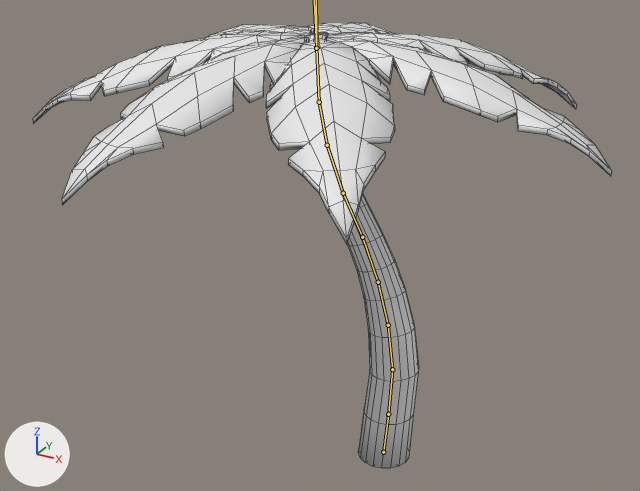
The FBX model Island Defence/Assets/Models/palmboom.fbx, before and after one commit.
The view is the same before and after, from a 50 mm lens placed at (4.92, -11.14, 9.06), pointed at (-1.21, 0.01, 3.49). The axes (+X, +Y, +Z) are drawn at lower left. The lights are the same throughout. Both versions are drawn at frame 16 of the action 'Armature|wind a'; the numbers are the values there. The bones that bend it are drawn over the model as lines. Mesh edges are drawn as thin lines.
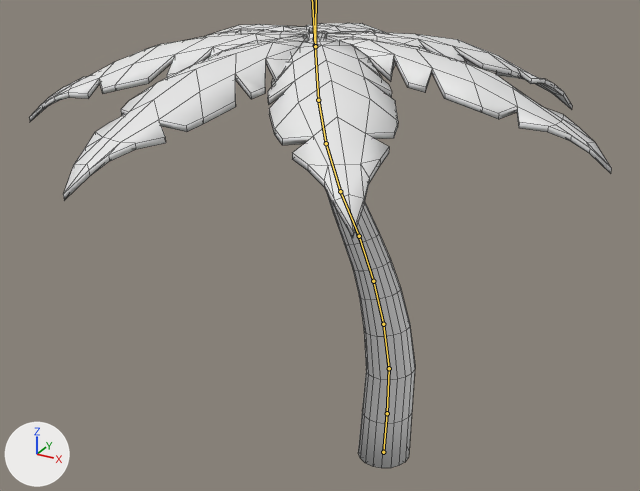
Pixel boxes [x1, y1, x2, y2] of what changed, in the pictures (640 x 491 px):
'Plane', posed: before [33, 23, 611, 244]; after [29, 23, 611, 238]
'Cylinder', posed: before [304, 32, 419, 468]; after [304, 31, 415, 468]
bone 'Bone', root to tip: before (383, 452) to (388, 414); after (383, 452) to (387, 413)
bone 'Bone.002', root to tip: before (392, 369) to (388, 325); after (389, 368) to (383, 324)
bone 'Bone.003', root to tip: before (388, 325) to (378, 282); after (383, 324) to (373, 281)
bone 'Bone.004', root to tip: before (378, 282) to (362, 237); after (373, 281) to (359, 236)
bone 'Bone.008', root to tip: before (319, 102) to (316, 47); after (318, 100) to (315, 45)

The edits, one by one:
Bone 'Bone' (bone_bone) turns from (0, 0, -1) to (0, 0, 1) degrees about its own x, y and z.
Bone 'Bone.002' (bone_bone_002) turns from (0, 0, 1) to (0, 0, 0) degrees about its own x, y and z.
Bone 'Bone.003' (bone_bone_003) turns from (0, 0, 1) to (0, 0, 0) degrees about its own x, y and z.
Bone 'Bone.004' (bone_bone_004) turns from (0, 0, 1) to (0, 0, 0) degrees about its own x, y and z.
Bone 'Bone.008' (bone_bone_008) turns from (0, 0, -1) to (0, 0, 0) degrees about its own x, y and z.
Bone 'Bone.009' (bone_bone_009) moves from (-1.1, -0.4, 0.0) to (-1.2, -0.3, -0.1).
Bone 'Bone.009' (bone_bone_009) turns from (0, 0, 0) to (-1, 1, 0) degrees about its own x, y and z.
